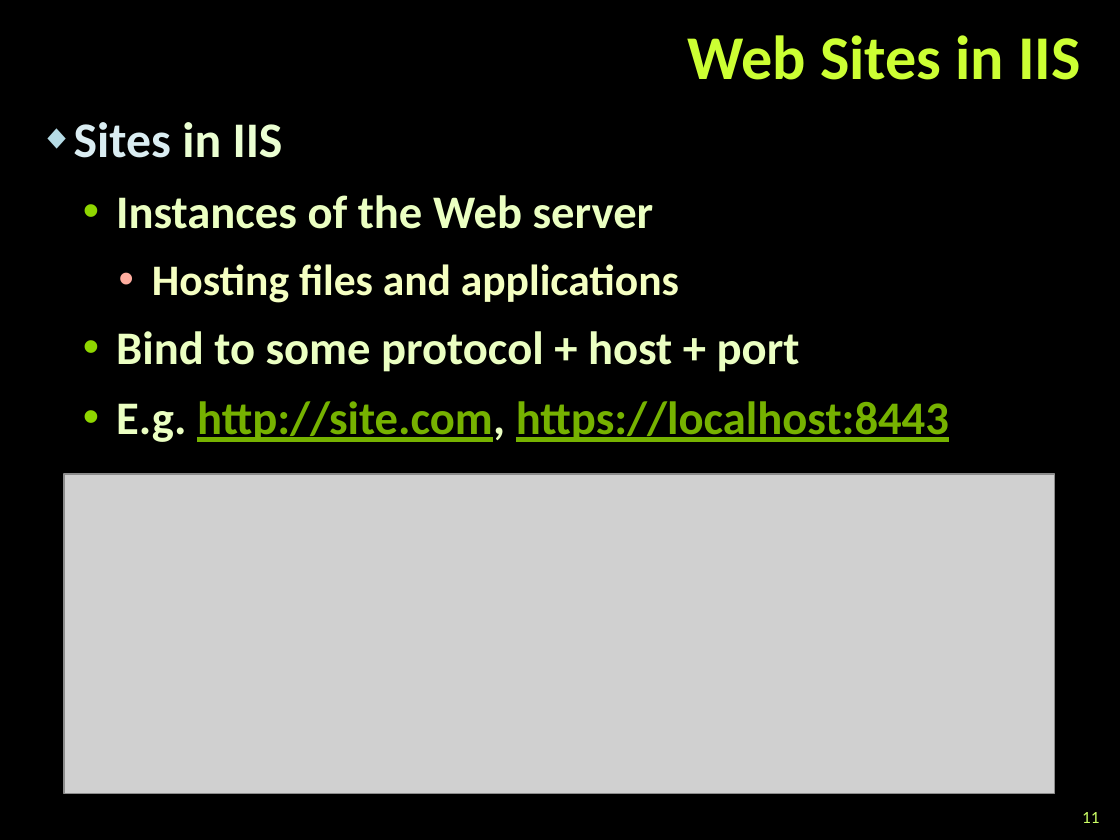
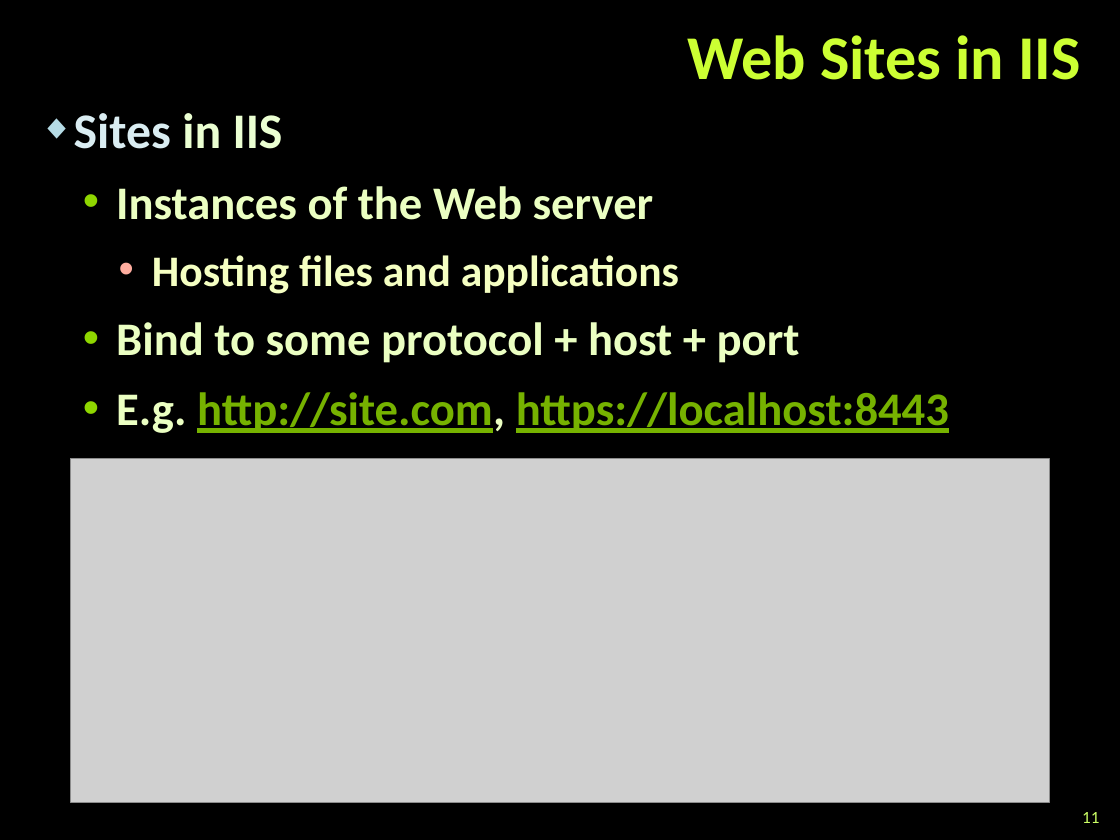
Before and after one commit to TelerikAcademy/ASP.NET-MVC, a slide deck: slide 11 of 08. IIS-and-Azure-Deployment/IIS and Azure Deployment.pptx. Drawn at 1120x840 pixels with LibreOffice and Linux fonts; fonts in the diff are those of the drawing; grey boxes stand for pictures; background and template pictures are left out. Boxes give left, top, right and bottom in pixels: in the first picture for what was removed or moved away, otherwise in the second. Text is boxed around its words. In the diff, an @@ line names an element or a change of style, - is before the commit and + after.

```diff
--- a/08. IIS-and-Azure-Deployment/IIS and Azure Deployment.pptx
+++ b/08. IIS-and-Azure-Deployment/IIS and Azure Deployment.pptx
@@ text "Sites in IIS": place and size @@
-text "Sites in IIS" at (74, 122, 949, 442)
+text "Sites in IIS" at (74, 113, 949, 433)
@@ picture: place and size @@
-picture at (64, 474, 1054, 793)
+picture at (71, 459, 1049, 803)
```
Also in this commit, not shown: 11 other slides changed, 2 slides added, 5 slides removed.
